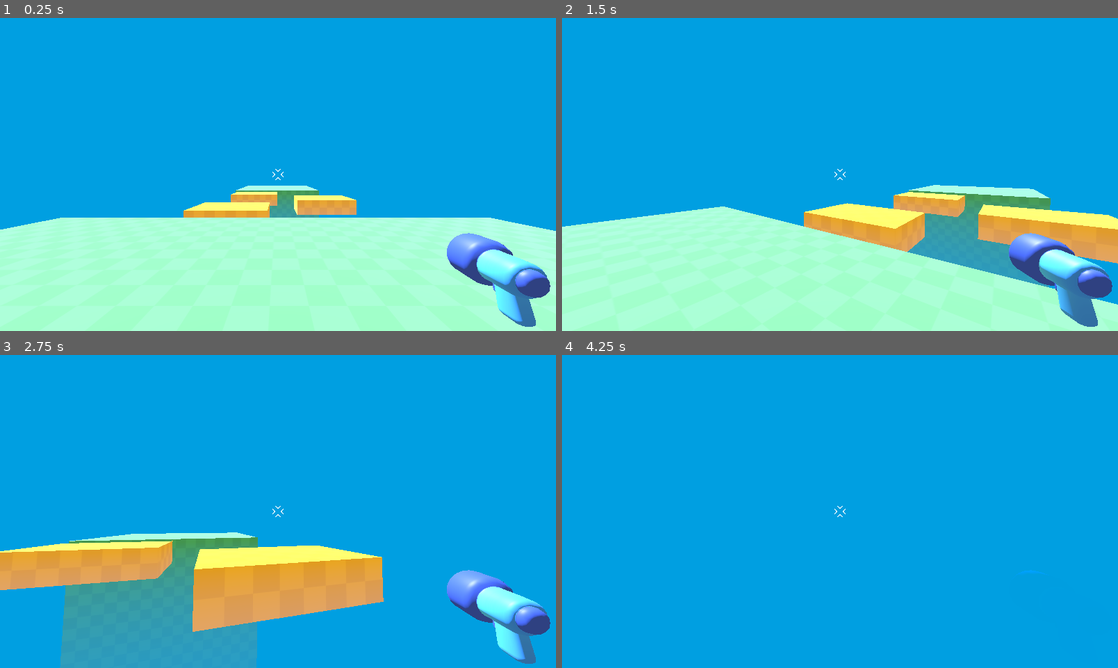
Above: before the commit, frames 1-4 (two rows, left to right).
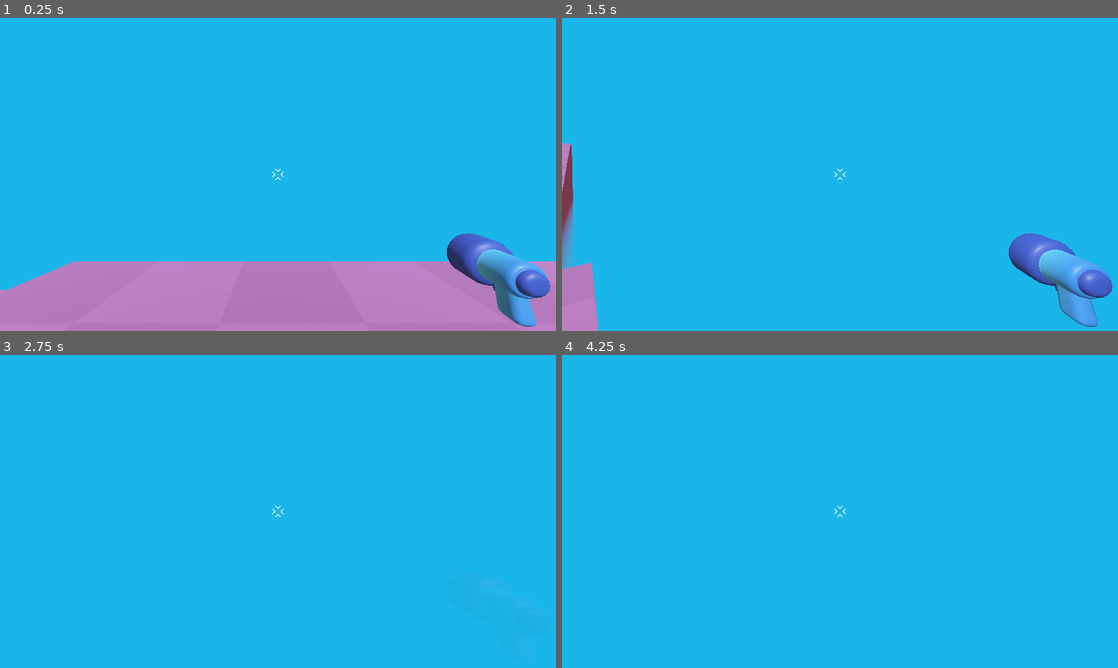
Above: after the commit, the same moments.

Repository: YvanDesPatates/Jelly_Belly_3D
Game: Godot game, scene res://level/game.tscn
The game is run twice, just before and just after one commit, with the same random seed, the same clock (stepped at 60 frames per second) and the same inputs. Before the commit the project starts from res://level/temporary_level.tscn.
Inputs (mouse positions are in pixels of both pictures, inside the frame that each line leads up to):
- Up to frame 1 (0.25 s): no input
- Up to frame 2 (1.5 s): tap Enter at 0.5 s; move the mouse to (867, 174) at 0.52 s; hold W (move_forward) from 0.53 s (still down); tap Space (jump) at 0.77 s; move the mouse to (812, 174) at 1.27 s
- Up to frame 3 (2.75 s): keep holding W (move_forward); tap Space (jump) at 1.52 s; move the mouse to (289, 505) at 2.02 s
- Up to frame 4 (4.25 s): keep holding W (move_forward); move the mouse to (834, 517) at 2.77 s; tap Space (jump) at 3.02, 3.77 s; move the mouse to (878, 514) at 3.52 s

The runs differ from the first frame. In frame 1, 100% of the frame differs, in the area x 0-100%, y 0-100%; in frame 2, 100%; in frame 3, 100%; in frame 4, 100%.

Commit message:
make a simple level

Diff:
--- /dev/null
+++ b/level/game.tscn
@@ -0,0 +1,120 @@
+[gd_scene format=3 uid="uid://cchrdtla3353l"]
+
+[ext_resource type="PackedScene" uid="uid://cxbbeq53tifsu" path="res://player/player.tscn" id="1_bk1rt"]
+[ext_resource type="Material" uid="uid://dfvkl4a7xs4y" path="res://level/purple_ground.tres" id="2_hjeur"]
+[ext_resource type="Material" uid="uid://bxdrynee85yt1" path="res://level/yellow_platform.tres" id="3_l5ub2"]
+
+[sub_resource type="Environment" id="Environment_ijeiy"]
+background_mode = 1
+background_color = Color(0.17920849, 0.45282692, 0.49478674, 1)
+ambient_light_source = 2
+ambient_light_color = Color(0.74190557, 0.55122244, 0.39676374, 1)
+tonemap_mode = 2
+fog_enabled = true
+fog_light_color = Color(0.08706427, 0.57396066, 0.8259649, 1)
+fog_density = 0.0
+fog_height = -2.0
+fog_height_density = 0.3
+
+[node name="Game" type="Node3D" unique_id=736855]
+
+[node name="Player" parent="." unique_id=1218226840 instance=ExtResource("1_bk1rt")]
+transform = Transform3D(1, 0, 0, 0, 1, 0, 0, 0, 1, -1, 0, -1)
+
+[node name="DirectionalLight3D" type="DirectionalLight3D" parent="." unique_id=682451244]
+transform = Transform3D(1, 0, 0, 0, 0.70710677, 0.7071068, 0, -0.7071068, 0.70710677, 0, 4, 0)
+
+[node name="WorldEnvironment" type="WorldEnvironment" parent="." unique_id=1258178246]
+environment = SubResource("Environment_ijeiy")
+
+[node name="Environment" type="Node" parent="." unique_id=1372033183]
+
+[node name="CSGBox3D" type="CSGBox3D" parent="Environment" unique_id=2110617716]
+transform = Transform3D(1, 0, 0, 0, 1, 0, 0, 0, 1, 0, -11, 0)
+use_collision = true
+size = Vector3(10, 22, 10)
+material = ExtResource("2_hjeur")
+
+[node name="CSGBox3D4" type="CSGBox3D" parent="Environment" unique_id=245294418]
+transform = Transform3D(1, 0, 0, 0, 0.099999964, 0, 0, 0, 1, 26, -1.0849552, 8)
+use_collision = true
+size = Vector3(10, 22, 10)
+material = ExtResource("3_l5ub2")
+
+[node name="CSGBox3D5" type="CSGBox3D" parent="Environment" unique_id=2074918484]
+transform = Transform3D(0.9999977, 9.612625e-12, 0.0021991131, -9.612628e-11, 0.099999964, -1.06821487e-13, -0.0021991131, -1.0682144e-14, 0.9999977, 13, -1.0849552, 4)
+use_collision = true
+size = Vector3(10, 22, 10)
+material = ExtResource("3_l5ub2")
+
+[node name="CSGBox3D15" type="CSGBox3D" parent="Environment" unique_id=873896369]
+transform = Transform3D(0.9999977, 9.612625e-12, 0.0021991131, -9.612628e-11, 0.099999964, -1.06821487e-13, -0.0021991131, -1.0682144e-14, 0.9999977, -30.500002, 1.9150448, 11.9989)
+use_collision = true
+size = Vector3(5, 22, 6)
+material = ExtResource("3_l5ub2")
+
+[node name="CSGBox3D2" type="CSGBox3D" parent="Environment" unique_id=215008671]
+transform = Transform3D(1, 0, 0, 0, 1, 0, 0, 0, 1, 0, -11, 18.5)
+use_collision = true
+size = Vector3(10, 22, 19)
+material = ExtResource("2_hjeur")
+
+[node name="CSGBox3D6" type="CSGBox3D" parent="Environment" unique_id=270685873]
+transform = Transform3D(1, 0, 0, 0, 1, 0, 0, 0, 1, -19, -11, 25.5)
+use_collision = true
+size = Vector3(28, 22, 5)
+material = ExtResource("2_hjeur")
+
+[node name="CSGBox3D13" type="CSGBox3D" parent="Environment" unique_id=293644180]
+transform = Transform3D(0.98480785, -0.17364821, 0, 0.17364821, 0.98480785, 0, 0, 0, 1, 16.829628, -8.105905, 48)
+use_collision = true
+size = Vector3(38, 22, 5)
+material = ExtResource("2_hjeur")
+
+[node name="CSGBox3D10" type="CSGBox3D" parent="Environment" unique_id=417245596]
+transform = Transform3D(0.8660254, 0.5, 0, -0.5, 0.8660254, 0, 0, 0, 1, -34, -11.5, 25.5)
+use_collision = true
+size = Vector3(28, 22, 5)
+material = ExtResource("2_hjeur")
+
+[node name="CSGBox3D11" type="CSGBox3D" parent="Environment" unique_id=1808332116]
+transform = Transform3D(0.9659258, 0.25881904, 0, -0.25881904, 0.9659258, 0, 0, 0, 1, -30, -9.23, -1.5)
+use_collision = true
+size = Vector3(28, 22, 5)
+material = ExtResource("2_hjeur")
+
+[node name="CSGBox3D7" type="CSGBox3D" parent="Environment" unique_id=1036230755]
+transform = Transform3D(1, 0, 0, 0, 1, 0, 0, 0, 1, -14, -11, -1.5)
+use_collision = true
+size = Vector3(18, 22, 5)
+material = ExtResource("2_hjeur")
+
+[node name="CSGBox3D8" type="CSGBox3D" parent="Environment" unique_id=1545399696]
+transform = Transform3D(1, 0, 0, 0, 1, 0, 0, 0, 1, -18.1, -11, 12)
+use_collision = true
+size = Vector3(5, 22, 22)
+material = ExtResource("2_hjeur")
+
+[node name="CSGBox3D14" type="CSGBox3D" parent="Environment" unique_id=550590739]
+transform = Transform3D(0.9396925, 0, -0.34202015, 0, 1, 0, 0.34202015, 0, 0.9396925, -10.068331, -0.7, 11.722864)
+use_collision = true
+size = Vector3(2, 1, 25)
+material = ExtResource("3_l5ub2")
+
+[node name="CSGBox3D12" type="CSGBox3D" parent="Environment" unique_id=368983028]
+transform = Transform3D(1, 0, 0, 0, 1, 0, 0, 0, 1, -3.1000004, -11, 39)
+use_collision = true
+size = Vector3(5, 22, 22)
+material = ExtResource("2_hjeur")
+
+[node name="CSGBox3D9" type="CSGBox3D" parent="Environment" unique_id=237043844]
+transform = Transform3D(1, 0, 0, 0, 1, 0, 0, 0, 1, -43.1, -8, 12)
+use_collision = true
+size = Vector3(5, 26, 32)
+material = ExtResource("2_hjeur")
+
+[node name="CSGBox3D3" type="CSGBox3D" parent="Environment" unique_id=978380681]
+transform = Transform3D(-4.371139e-08, 0, -1, 0, 1, 0, 1, 0, -4.371139e-08, 32.5, -5, 32)
+use_collision = true
+size = Vector3(27, 22, 48)
+material = ExtResource("2_hjeur")
--- /dev/null
+++ b/level/purple_ground.tres
@@ -0,0 +1,9 @@
+[gd_resource type="StandardMaterial3D" format=3 uid="uid://dfvkl4a7xs4y"]
+
+[ext_resource type="Texture2D" uid="uid://du0787o3sfd4w" path="res://level/checkboard.png" id="1_2udtj"]
+
+[resource]
+albedo_color = Color(0.5251897, 0.3656908, 0.65065044, 1)
+albedo_texture = ExtResource("1_2udtj")
+uv1_scale = Vector3(0.3, 0.3, 0.3)
+uv1_triplanar = true
--- /dev/null
+++ b/level/yellow_platform.tres
@@ -0,0 +1,11 @@
+[gd_resource type="StandardMaterial3D" format=3 uid="uid://bxdrynee85yt1"]
+
+[ext_resource type="Texture2D" uid="uid://du0787o3sfd4w" path="res://level/checkboard.png" id="1_dn61x"]
+
+[resource]
+albedo_color = Color(0.77575684, 0.7220408, 0.34331477, 1)
+albedo_texture = ExtResource("1_dn61x")
+metallic = 0.44
+roughness = 0.05
+uv1_scale = Vector3(0.3, 0.3, 0.3)
+uv1_triplanar = true
--- a/project.godot
+++ b/project.godot
@@ -11,7 +11,7 @@
 [application]
 
 config/name="3D-GDQuest-tuto"
-run/main_scene="uid://dp7sxe5xl5shk"
+run/main_scene="uid://cchrdtla3353l"
 config/features=PackedStringArray("4.6", "Mobile")
 config/icon="res://icon.svg"
 
Not shown: 1 places in level/temporary_level.tscn that only renumber resources
